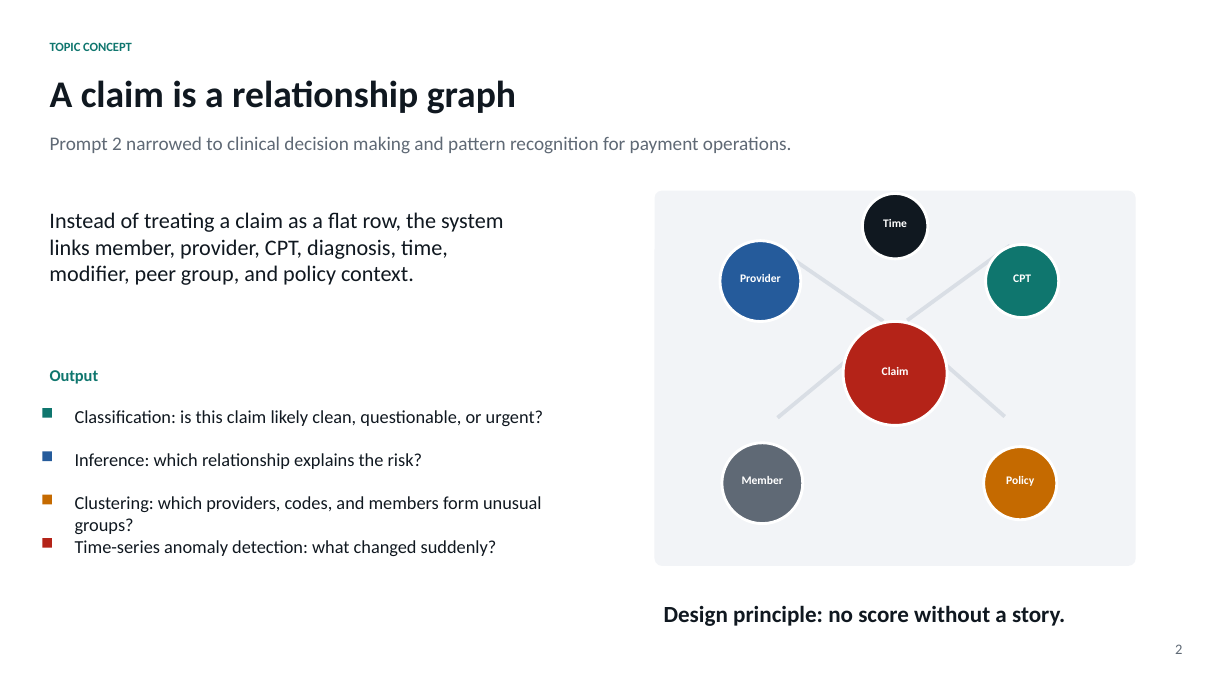
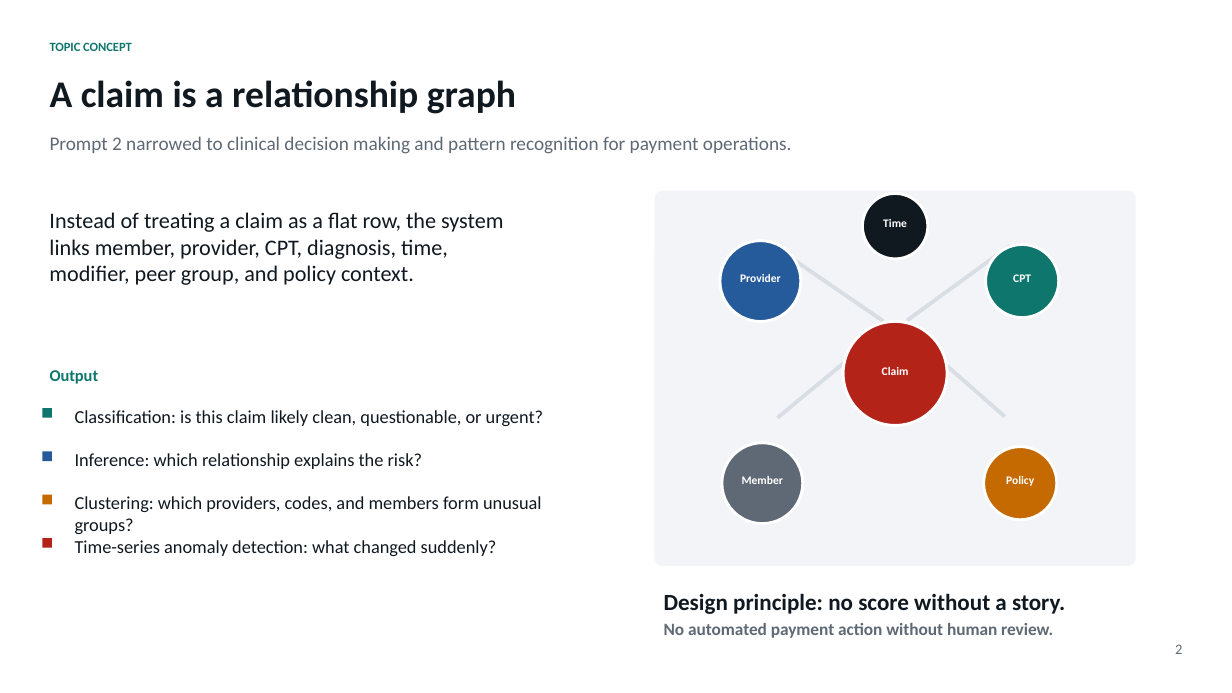
Before and after one commit to mnikoopayan/cotiviti-prompt2-claim-integrity-radar, a slide deck: slide 2 of Cotiviti_Prompt2_Presentation_Mohammad_Saleh_Nikoopayan_Tak.pptx. Drawn at 1232x693 pixels with LibreOffice and Linux fonts; fonts in the diff are those of the drawing. Boxes give left, top, right and bottom in pixels: in the first picture for what was removed or moved away, otherwise in the second. Text is boxed around its words. In the diff, an @@ line names an element or a change of style, - is before the commit and + after.

Commit message:
Polish reviewer cockpit submission

```diff
--- a/Cotiviti_Prompt2_Presentation_Mohammad_Saleh_Nikoopayan_Tak.pptx
+++ b/Cotiviti_Prompt2_Presentation_Mohammad_Saleh_Nikoopayan_Tak.pptx
@@ text "Design principle: no score without ..." moved from (x1=664, y1=605, x2=1065, y2=626) to (x1=664, y1=593, x2=1065, y2=614) @@
@@ text added at (x1=664, y1=623, x2=1053, y2=638), 13.5 pt, text #5F6975, bold @@
+No automated payment action without human review.
```
Also in this commit, not shown: 6 other slides changed, 6 other files.
